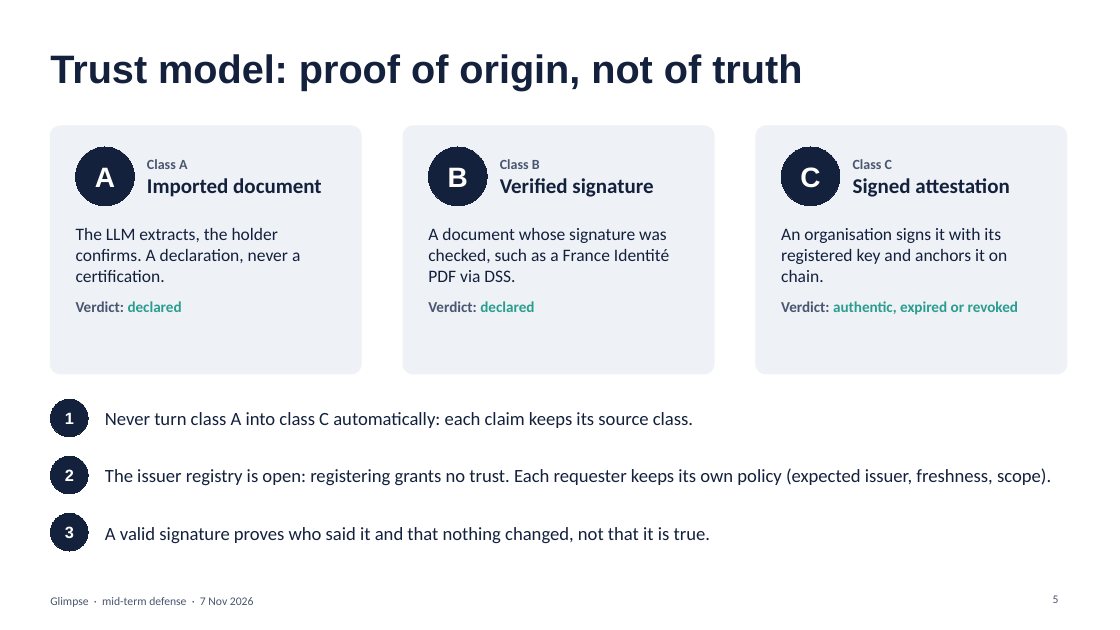
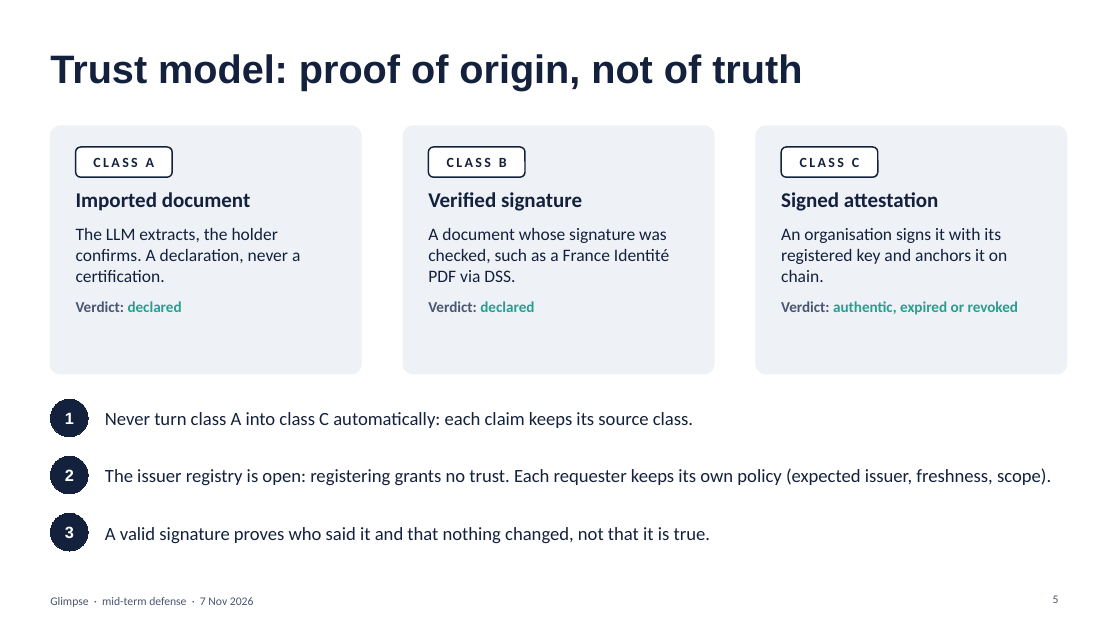
Before and after one commit to CouturierNathan/Glimpse, a slide deck: slide 5 of docs/mid-term-demo.pptx. Drawn at 1120x630 pixels with LibreOffice and Linux fonts; fonts in the diff are those of the drawing. Boxes give left, top, right and bottom in pixels: in the first picture for what was removed or moved away, otherwise in the second. Text is boxed around its words. In the diff, an @@ line names an element or a change of style, - is before the commit and + after.

Commit message:
Mark source classes with chips, not pole discs (#20)
Slide 5 used the same round A/B/C badges as the pole slides, so a
reader could take class A for pole A.

```diff
--- a/docs/mid-term-demo.pptx
+++ b/docs/mid-term-demo.pptx
@@ rounded rectangle "CLASS A" resized from (x1=76, y1=147, x2=134, y2=206) to (x1=76, y1=147, x2=172, y2=177) @@
@@ rounded rectangle "CLASS B" resized from (x1=429, y1=147, x2=487, y2=206) to (x1=429, y1=147, x2=525, y2=177) @@
@@ ellipse to rounded rectangle; fill #14213D to #FFFFFF; outline #14213D 0.75 pt to #14213D 1.25 pt in 3 elements at (x1=76, y1=147, x2=172, y2=177), (x1=429, y1=147, x2=525, y2=177), (x1=781, y1=147, x2=878, y2=177) @@
@@ rounded rectangle "CLASS C" resized from (x1=781, y1=147, x2=840, y2=206) to (x1=781, y1=147, x2=878, y2=177) @@
@@ text in rounded rectangle at (x1=93, y1=158, x2=154, y2=167): text changed; size 24 to 12 pt; font Arial to Calibri; text colour #FFFFFF to #14213D @@
-A
+CLASS A
@@ text at (x1=147, y1=159, x2=187, y2=169): paragraph removed @@
-Class A
@@ text in rounded rectangle at (x1=447, y1=158, x2=507, y2=167): text changed; size 24 to 12 pt; font Arial to Calibri; text colour #FFFFFF to #14213D @@
-B
+CLASS B
@@ text at (x1=500, y1=159, x2=540, y2=169): paragraph removed @@
-Class B
@@ text in rounded rectangle at (x1=800, y1=158, x2=859, y2=167): text changed; size 24 to 12 pt; font Arial to Calibri; text colour #FFFFFF to #14213D @@
-C
+CLASS C
@@ text at (x1=853, y1=159, x2=892, y2=169): paragraph removed @@
-Class C
@@ text "Imported document" moved from (x1=147, y1=159, x2=322, y2=197) to (x1=76, y1=192, x2=251, y2=211) @@
@@ text "Verified signature" moved from (x1=500, y1=159, x2=653, y2=197) to (x1=428, y1=192, x2=582, y2=211) @@
@@ text "Signed attestation" moved from (x1=853, y1=159, x2=1009, y2=197) to (x1=781, y1=192, x2=938, y2=211) @@
```
